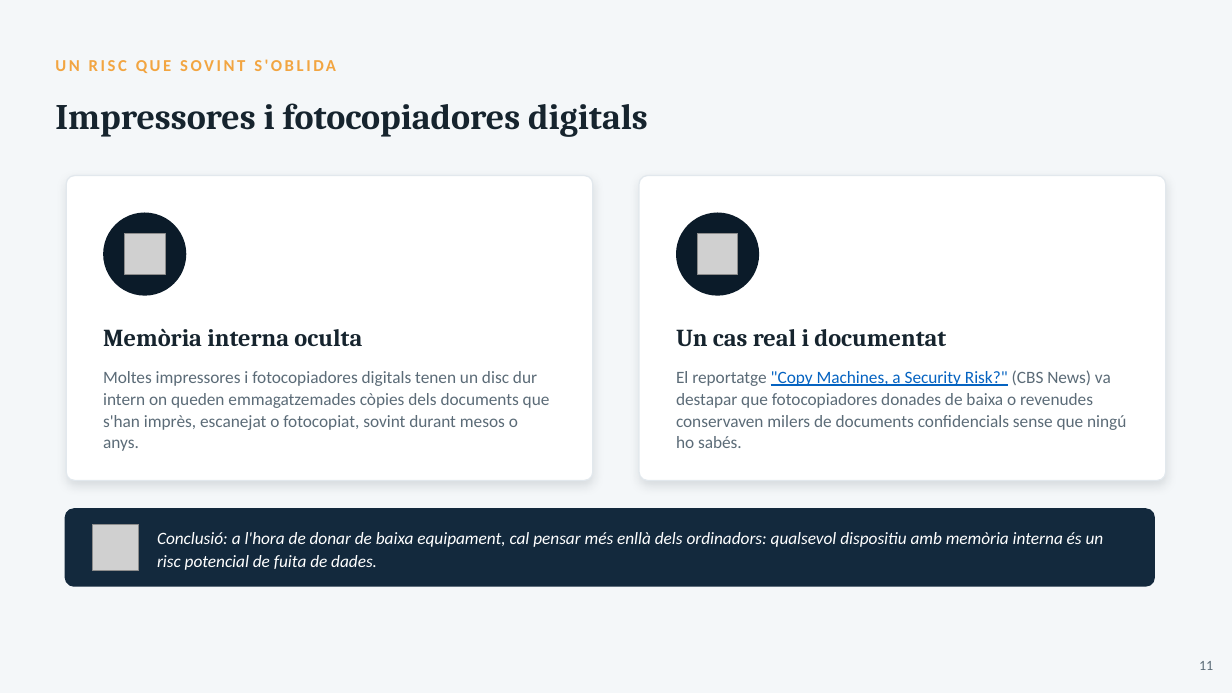
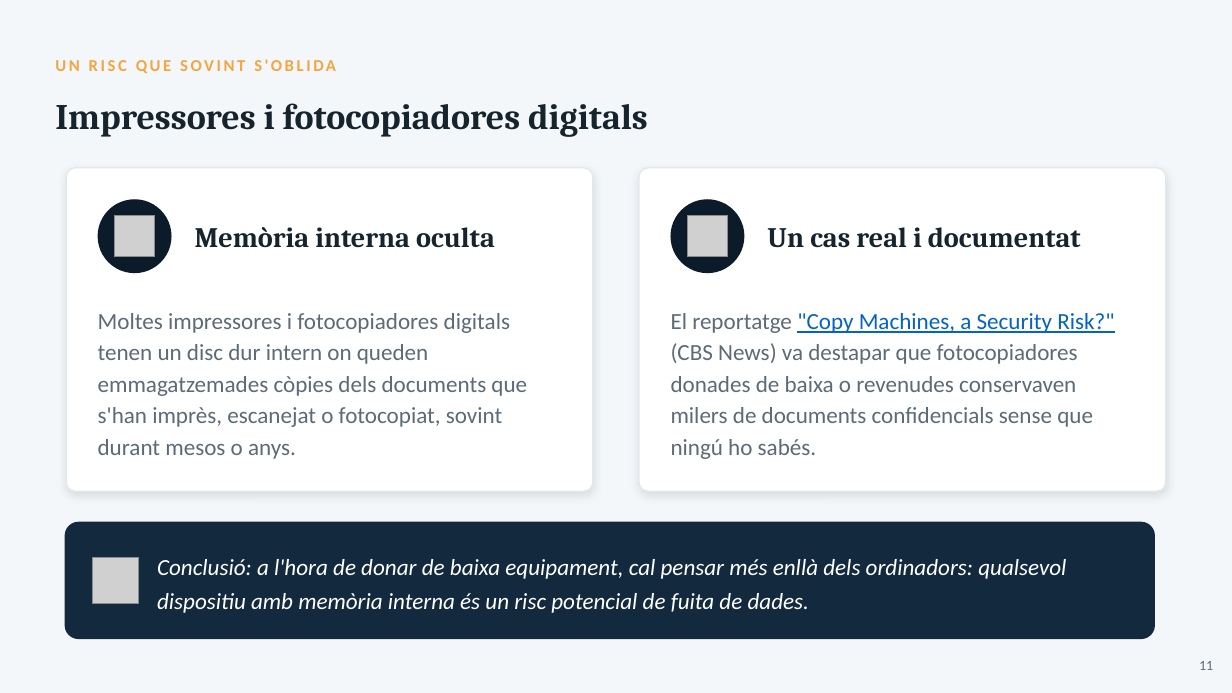
Before and after one commit to joansanchezescudero/SMX_0226_Seguretat_Informatica, a slide deck: slide 11 of RA2 - Emmagatzematge i copies de seguretat/AA1 - Protegint les dades/RA2_AA1_Protegint_les_dades.pptx. Drawn at 1232x693 pixels with LibreOffice and Linux fonts; fonts in the diff are those of the drawing; grey boxes stand for pictures. Boxes give left, top, right and bottom in pixels: in the first picture for what was removed or moved away, otherwise in the second. Text is boxed around its words. In the diff, an @@ line names an element or a change of style, - is before the commit and + after.

```diff
--- a/RA2 - Emmagatzematge i copies de seguretat/AA1 - Protegint les dades/RA2_AA1_Protegint_les_dades.pptx
+++ b/RA2 - Emmagatzematge i copies de seguretat/AA1 - Protegint les dades/RA2_AA1_Protegint_les_dades.pptx
@@ rounded rectangle: place and size @@
-rounded rectangle at <box>67,176,593,481</box>
+rounded rectangle at <box>67,168,593,492</box>
@@ rounded rectangle: place and size @@
-rounded rectangle at <box>640,176,1166,481</box>
+rounded rectangle at <box>640,168,1166,492</box>
@@ ellipse: place and size @@
-ellipse at <box>104,213,187,296</box>
+ellipse at <box>98,200,172,274</box>
@@ ellipse: place and size @@
-ellipse at <box>677,213,760,296</box>
+ellipse at <box>671,200,745,274</box>
@@ picture: place and size @@
-picture at <box>125,234,165,274</box>
+picture at <box>115,216,155,257</box>
@@ text "Memòria interna oculta": place and size @@
-text "Memòria interna oculta" at <box>103,328,362,346</box>
+text "Memòria interna oculta" at <box>195,227,495,248</box>
@@ text "Memòria interna oculta" at <box>195,227,495,248</box>: size 19 to 22 pt @@
@@ picture: place and size @@
-picture at <box>698,234,738,274</box>
+picture at <box>688,216,728,257</box>
@@ text "Un cas real i documentat" at <box>767,227,1081,248</box>: size 19 to 22 pt @@
@@ text "Un cas real i documentat": place and size @@
-text "Un cas real i documentat" at <box>676,329,946,346</box>
+text "Un cas real i documentat" at <box>767,227,1081,248</box>
@@ text "Moltes impressores i fotocopiadores digitals ...": place and size @@
-text "Moltes impressores i fotocopiadores digitals ..." at <box>103,371,550,451</box>
+text "Moltes impressores i fotocopiadores digitals ..." at <box>98,313,527,459</box>
@@ text "Moltes impressores i fotocopiadores digitals ..." at <box>98,313,527,459</box>: size 13.5 to 18 pt; line spacing 17pt to 24.5pt @@
@@ text "El reportatge "Copy Machines, a ..." at <box>671,313,1114,459</box>: size 13.5 to 18 pt; line spacing 17pt to 24.5pt @@
@@ text "El reportatge "Copy Machines, a ...": place and size @@
-text "El reportatge "Copy Machines, a ..." at <box>676,370,1126,448</box>
+text "El reportatge "Copy Machines, a ..." at <box>671,313,1114,459</box>
@@ rounded rectangle: place and size @@
-rounded rectangle at <box>65,508,1155,587</box>
+rounded rectangle at <box>65,522,1155,640</box>
@@ picture: place and size @@
-picture at <box>92,524,139,570</box>
+picture at <box>92,557,139,604</box>
@@ text "Conclusió: a l'hora de donar ...": place and size @@
-text "Conclusió: a l'hora de donar ..." at <box>157,532,1104,570</box>
+text "Conclusió: a l'hora de donar ..." at <box>157,559,1066,613</box>
@@ text "Conclusió: a l'hora de donar ..." at <box>157,559,1066,613</box>: size 13.5 to 18 pt; line spacing 18pt to 25.9pt @@
```
Also in this commit, not shown: 12 other slides changed, 1 other file.
